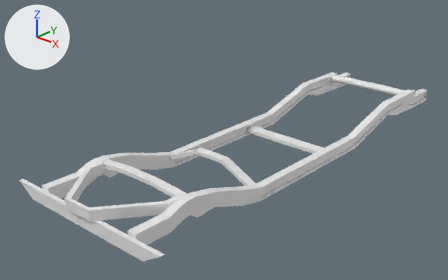
Renders of the Blender file JeepWillys/willysWithChassisAndSup.blend from each side of a commit.
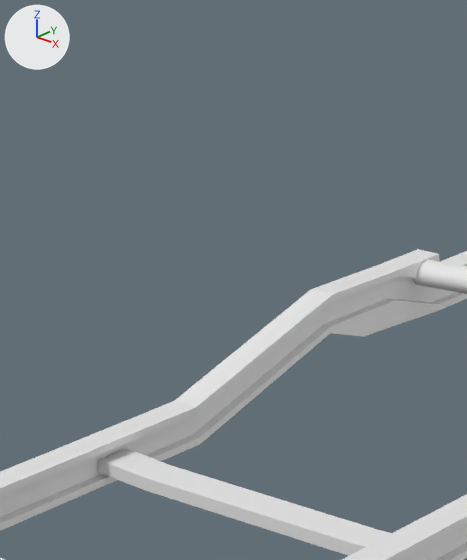
The first picture shows the older version from a 50 mm lens placed at (4.9, -6.51, 3.39), pointed at (-0.65, -0.32, -0.02). The close-ups show both versions on the part from 49% to 77% of the width and 2% to 55% of the height of that picture. Every picture has the same lights, and +X, +Y and +Z are marked at upper left.

In view in the first close-up: 'frontCrossMember', 'leftFrame', 'rightFrame', 'transmisionSupport'.
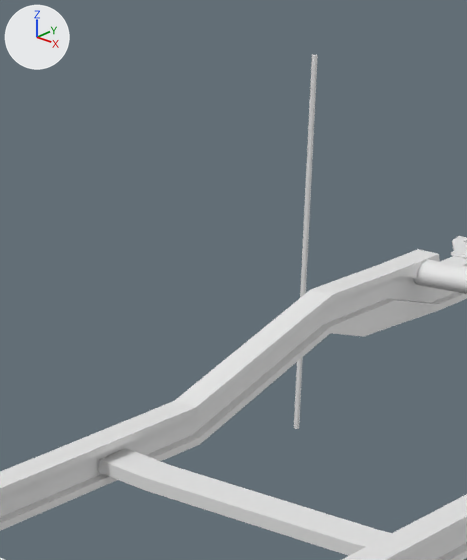
Boxes (x1, y1, x2, y2) around the edits, measured in the close-ups (467 x 560 px):
'Cylinder', added
    after: (294, 55, 318, 429)
'bumperGusset', added
    after: (451, 236, 467, 259)

The change, as a diff of the scene's bpy script:
```diff
--- a/JeepWillys/willysWithChassisAndSup.blend.py
+++ b/JeepWillys/willysWithChassisAndSup.blend.py
@@ me_cube_008 @@
+me_cube_008.from_pydata(...)  # 272 vertices, 150 faces; spans x -2.81..2.81, y -1.17..1.0, z -1.0..1.0
@@ me_cylinder_001 @@
+me_cylinder_001.from_pydata(...)  # a 32-sided cylinder along z spanning x -1.0..1.0, y -1.0..1.0, z -1.0..1.0
@@ ob_bumpergusset @@
+ob_bumpergusset = bpy.data.objects.new('bumperGusset', me_cube_008)
+ob_bumpergusset.location = (-0.749, 3.169, 0.215)
+ob_bumpergusset.scale = (0.0706, 0.126, 0.00716)
@@ ob_cylinder @@
+ob_cylinder = bpy.data.objects.new('Cylinder', me_cylinder_001)
+ob_cylinder.location = (-1.818, 3.239, 0.008)
+ob_cylinder.scale = (0.0153, 0.013, 1.0)
```
